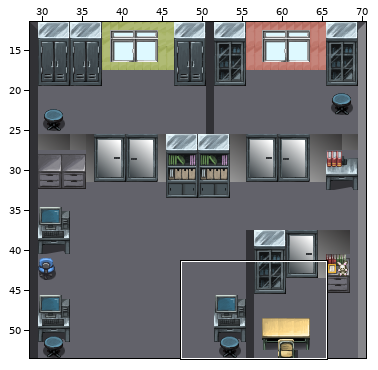
Level history. Tiled map (JSON): assets/levels/level1.json. Above, an overview of the earlier version with the close-up marked.
Close-up. Earlier state:
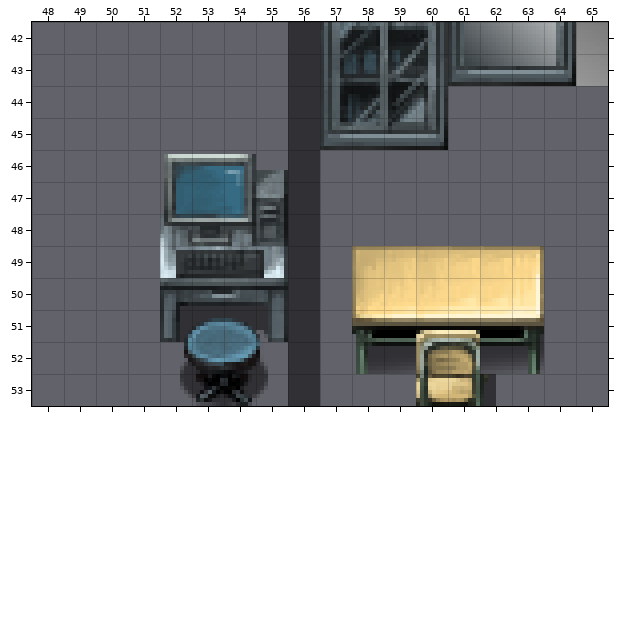
Cells are 8x8 px. Shown: x 48..65, y 42..53. The commit also changed other parts of the map, which this record leaves out. The old version is drawn lined up with the new one.
The result:
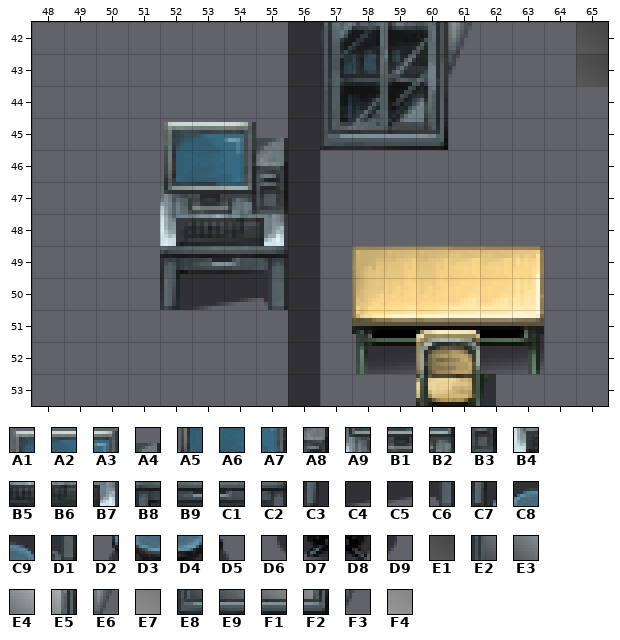
Key: from "office": A1 296, A2 297, A3 298, A4 299, A5 360, A6 361, A7 362, A8 363, A9 424, B1 425, B2 426, B3 427, B4 488, B5 489, B6 490, B7 491, B8 684, B9 685, C1 686, C2 687, C3 748, C4 749, C5 750, C6 751, C7 868, C8 869, C9 870, D1 871, D2 932, D3 933, D4 934, D5 935, D6 996, D7 997, D8 998, D9 999, E1 3762, E2 3972, E3 3973, E4 3974, E5 3975, E6 3980, E7 4017, E8 4036, E9 4037, F1 4038, F2 4039, F3 4044, F4 4081.
__ is an empty cell.
See-through tiles are keyed as they look on the map.
The exact change:
map size 42x42 -> 71x54 cells (old content now starts at 29,12; both pictures use the new coordinates)
Layer "Tile Layer 1":
There is now tile A1 in row 45 at x 52.
There is now tile A2 in row 45 at x 53.
There is now tile A3 in row 45 at x 54.
There is now tile A4 in row 45 at x 55.
The edit turns tile A1 into tile A5 in row 46 at x 52.
The edit turns tile A2 into tile A6 in row 46 at x 53.
The edit turns tile A3 into tile A7 in row 46 at x 54.
The edit turns tile A4 into tile A8 in row 46 at x 55.
The edit turns tile A5 into tile A9 in row 47 at x 52.
The edit turns tile A6 into tile B1 in row 47 at x 53.
The edit turns tile A7 into tile B2 in row 47 at x 54.
The edit turns tile A8 into tile B3 in row 47 at x 55.
The edit turns tile A9 into tile B4 in row 48 at x 52.
The edit turns tile B1 into tile B5 in row 48 at x 53.
The edit turns tile B2 into tile B6 in row 48 at x 54.
The edit turns tile B3 into tile B7 in row 48 at x 55.
The edit turns tile B4 into tile B8 in row 49 at x 52.
The edit turns tile B5 into tile B9 in row 49 at x 53.
The edit turns tile B6 into tile C1 in row 49 at x 54.
The edit turns tile B7 into tile C2 in row 49 at x 55.
The edit turns tile B8 into tile C3 in row 50 at x 52.
The edit turns tile B9 into tile C4 in row 50 at x 53.
The edit turns tile C1 into tile C5 in row 50 at x 54.
The edit turns tile C2 into tile C6 in row 50 at x 55.
The edit turns tile E7 into tile E1 in row 42 at x 65.
The edit turns tile F4 into tile E1 in row 43 at x 65.
The edit turns tile E2 into tile E6 in row 42 at x 61.
The edit turns tile E8 into tile F3 in row 43 at x 61.
Tile C7 is removed in row 51 at x 52.
Tile C8 is removed in row 51 at x 53.
Tile C9 is removed in row 51 at x 54.
Tile D1 is removed in row 51 at x 55.
Tile D2 is removed in row 52 at x 52.
Tile D3 is removed in row 52 at x 53.
Tile D4 is removed in row 52 at x 54.
Tile D5 is removed in row 52 at x 55.
Tile D6 is removed in row 53 at x 52.
Tile D7 is removed in row 53 at x 53.
Tile D8 is removed in row 53 at x 54.
Tile D9 is removed in row 53 at x 55.
Tile E3 is removed in row 42 at x 62.
Tile E4 is removed in row 42 at x 63.
Tile E5 is removed in row 42 at x 64.
Tile E9 is removed in row 43 at x 62.
Tile F1 is removed in row 43 at x 63.
Tile F2 is removed in row 43 at x 64.
Changed places in both close-ups, as pixel boxes (x1, y1, x2, y2):
changed: (448, 22, 608, 86)
changed: (160, 122, 288, 406)
